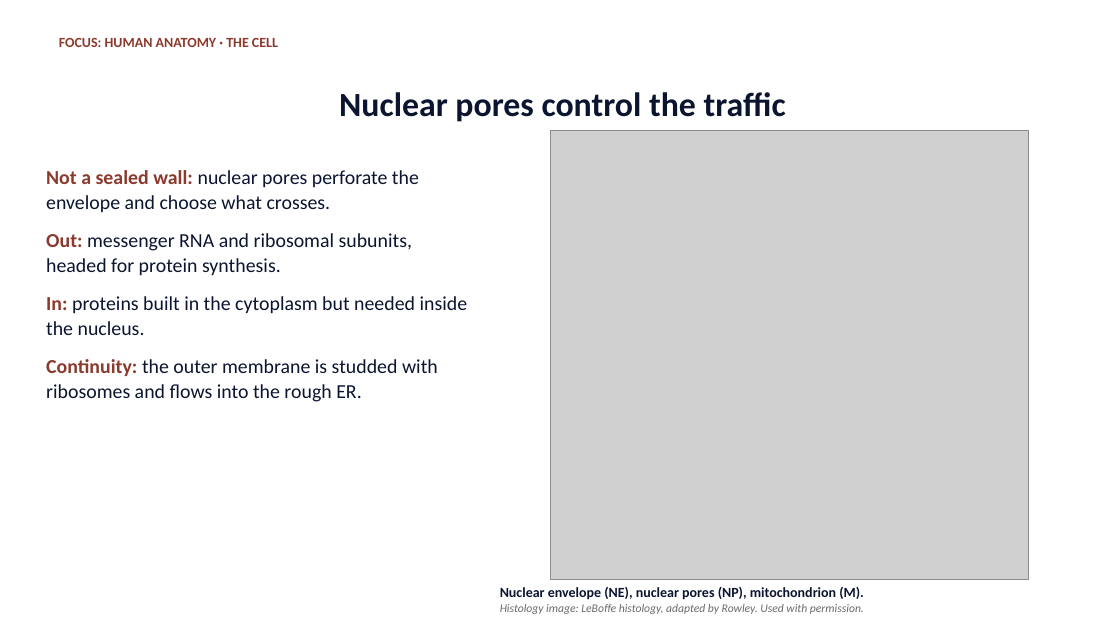
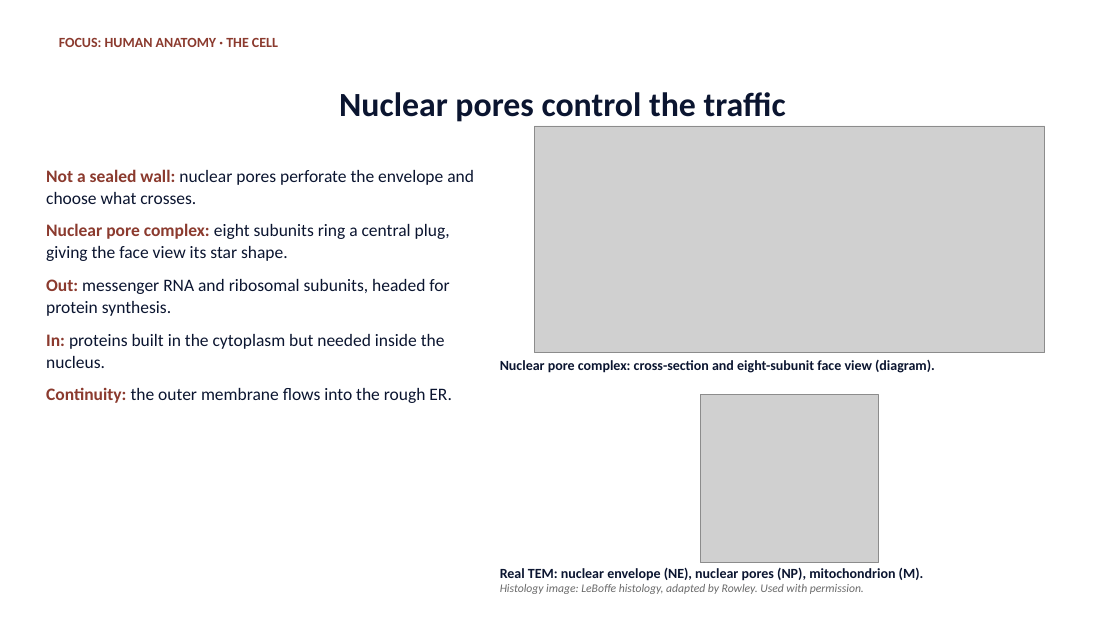
Before and after one commit to drsrennie-stack/A-P-lecture-core, a slide deck: slide 12 of The-Cell-Anatomy-and-Histology.pptx. Drawn at 1120x630 pixels with LibreOffice and Linux fonts; fonts in the diff are those of the drawing; grey boxes stand for pictures. Boxes give left, top, right and bottom in pixels: in the first picture for what was removed or moved away, otherwise in the second. Text is boxed around its words. In the diff, an @@ line names an element or a change of style, - is before the commit and + after.

```diff
--- a/The-Cell-Anatomy-and-Histology.pptx
+++ b/The-Cell-Anatomy-and-Histology.pptx
@@ picture added at bbox=[534, 126, 1045, 353] @@
@@ text at bbox=[46, 169, 474, 368]: size 17 to 15 pt in "Not a sealed wall: nuclear pores perforate ...", "Out: messenger RNA and ribosomal subunits, headed ...", "In: proteins built in the cytoplasm but ..."; less space between paragraphs @@
@@ text at bbox=[46, 223, 450, 261]: paragraph added @@
+Nuclear pore complex: eight subunits ring a central plug, giving the face view its star shape.
@@ text at bbox=[46, 387, 452, 403]: text changed; size 17 to 15 pt @@
-Continuity: the outer membrane is studded with ribosomes and flows into the rough ER.
+Continuity: the outer membrane flows into the rough ER.
@@ text added at bbox=[500, 360, 935, 373], 12 pt, text #0B1530, bold @@
+Nuclear pore complex: cross-section and eight-subunit face view (diagram).
@@ picture: place and size @@
-picture at bbox=[550, 130, 1028, 580]
+picture at bbox=[701, 395, 880, 563]
@@ text at bbox=[500, 568, 924, 581]: text changed @@
-Nuclear envelope (NE), nuclear pores (NP), mitochondrion (M).
+Real TEM: nuclear envelope (NE), nuclear pores (NP), mitochondrion (M).
@@ text "Real TEM: nuclear envelope (NE), ...": place and size @@
-text "Real TEM: nuclear envelope (NE), ..." at bbox=[500, 587, 864, 614]
+text "Real TEM: nuclear envelope (NE), ..." at bbox=[500, 568, 924, 594]
```
Also in this commit, not shown: 2 other slides changed, 3 other files.
